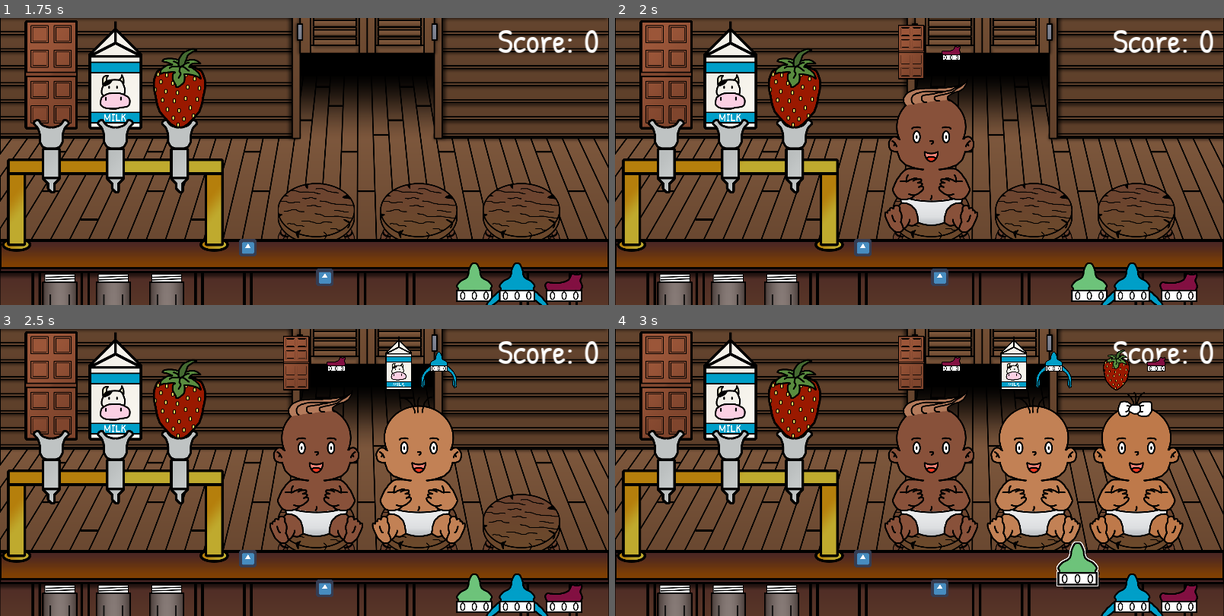
Above: before the commit, frames 1-4 (two rows, left to right).
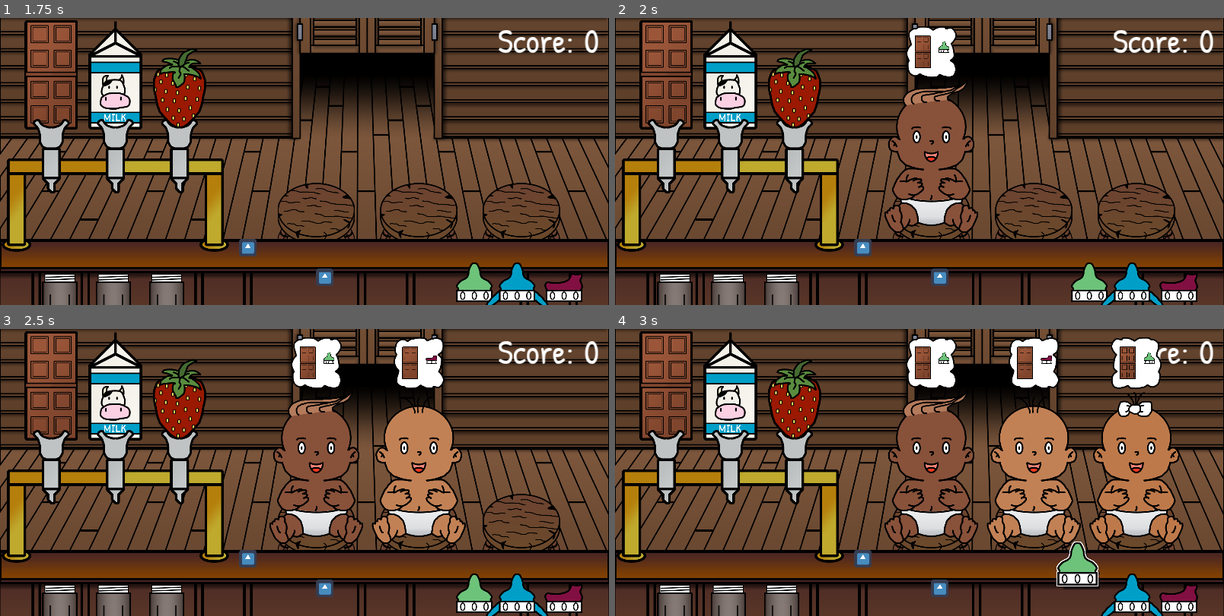
Above: after the commit, the same moments.

Repository: Gravedigger7789/little-willys-milk-bar
Game: Godot game, scene res://World.tscn
Same seed, same stepped clock (60 frames per second), same inputs: the game is played once before the commit and once after it. The engine's default icon, where the game draws it, is replaced by a stand-in: a white triangle on a blue panel in a dark square.
Inputs (mouse positions are in pixels of both pictures, inside the frame that each line leads up to):
- Up to frame 1 (1.75 s): tap Enter at 0.5 s; drag from (48, 86) to (48, 216) at 0.52 s; tap Space at 1.25 s; drag from (115, 86) to (48, 216) at 1.27 s
- Up to frame 2 (2 s): no input
- Up to frame 3 (2.5 s): move the mouse to (176, 397) at 2.02 s; press the mouse at (176, 397) at 2.03 s
- Up to frame 4 (3 s): release the mouse at (791, 397) at 2.75 s; drag from (1090, 593) to (1035, 463) at 2.77 s

Frame 1 is identical in both runs. In frame 2, 1.5% of the frame differs, in the area x 46-57%, y 2-22%; in frame 3, 2.9%; in frame 4, 4.3%, in the area x 46-91%, y 2-22%.

Commit message:
Added bubbles

Diff:
--- a/src/Characters/Baby.gd
+++ b/src/Characters/Baby.gd
@@ -21,7 +21,14 @@
 
 const ARMS := [
 	preload("res://assets/baby/baby-arms-close.png"),
-	preload("res://assets/baby/baby-arms-open.png")
+	preload("res://assets/baby/baby-arms-open.png"),
+]
+
+const WANTED_BUBBLES := [
+	preload("res://assets/bubble/thought-bubble-1.png"),
+	preload("res://assets/bubble/thought-bubble-2.png"),
+	preload("res://assets/bubble/thought-bubble-3.png"),
+	preload("res://assets/bubble/thought-bubble-4.png"),
 ]
 
 const FLAVORS := {
@@ -73,6 +80,7 @@
 onready var hair: Sprite = $Head/Hair
 onready var happy_timer: Timer = $HappyTimer
 onready var sit_position: Position2D = $SitPosition
+onready var wanted_bubble_sprite: Sprite = $WantedBubble
 onready var wanted_cap_sprite: Sprite = $WantedBubble/WantedCap
 onready var wanted_flavor_sprite: Sprite = $WantedBubble/WantedFlavor
 
@@ -81,11 +89,16 @@
 	set_color(SKIN_TONES[randi() % SKIN_TONES.size()])
 	set_hair_style(randi() % HAIR_STYLES.size())
 	set_arm_position(randi() % ARMS.size())
+	set_wanted_bubble()
+	happy_timer.start(happiness_degrade_time)
+
+
+func set_wanted_bubble() -> void:
+	wanted_bubble_sprite.texture = WANTED_BUBBLES[randi() % WANTED_BUBBLES.size()]
 	wanted_flavor = FLAVORS.keys()[randi() % FLAVORS.size()]
 	wanted_flavor_sprite.texture = FLAVORS[wanted_flavor]
 	wanted_cap = CAPS.keys()[randi() % CAPS.size()]
 	wanted_cap_sprite.texture = CAPS[wanted_cap]
-	happy_timer.start(happiness_degrade_time)
 
 
 func set_color(value: Color) -> void:
--- a/src/Characters/Baby.tscn
+++ b/src/Characters/Baby.tscn
@@ -10,6 +10,7 @@
 [ext_resource path="res://assets/baby/baby-legs.png" type="Texture" id=8]
 [ext_resource path="res://assets/bottle/bottle-lid-blue.png" type="Texture" id=9]
 [ext_resource path="res://assets/tap/milk-tap-handle-choco.png" type="Texture" id=10]
+[ext_resource path="res://assets/bubble/thought-bubble-1.png" type="Texture" id=11]
 
 [sub_resource type="RectangleShape2D" id=1]
 extents = Vector2( 120, 512 )
@@ -51,15 +52,16 @@
 
 [node name="WantedBubble" type="Sprite" parent="."]
 position = Vector2( 0, -384 )
+texture = ExtResource( 11 )
 
 [node name="WantedCap" type="Sprite" parent="WantedBubble"]
-position = Vector2( 75, 26 )
-scale = Vector2( 0.5, 0.5 )
+position = Vector2( 48, 0 )
+scale = Vector2( 0.3, 0.3 )
 texture = ExtResource( 9 )
 
 [node name="WantedFlavor" type="Sprite" parent="WantedBubble"]
-position = Vector2( -75, 0 )
-scale = Vector2( 0.5, 0.5 )
+position = Vector2( -32, 0 )
+scale = Vector2( 0.3, 0.3 )
 texture = ExtResource( 10 )
 
 [connection signal="area_entered" from="." to="." method="_on_Baby_area_entered"]
Not shown: 1 places in src/Characters/Baby.tscn that only renumber resources
